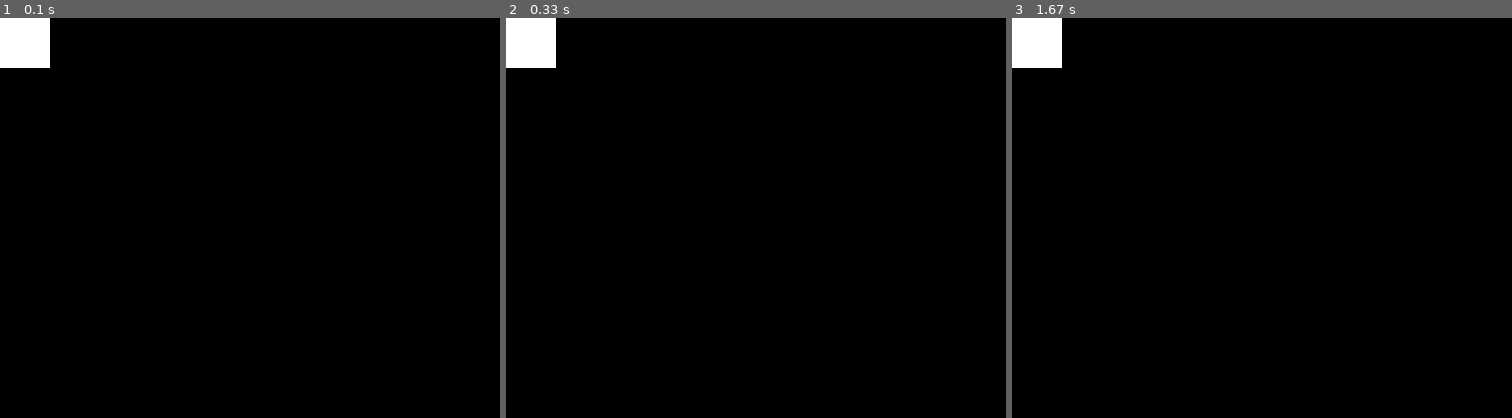
Above: before the commit, frames 1-3 (left to right).
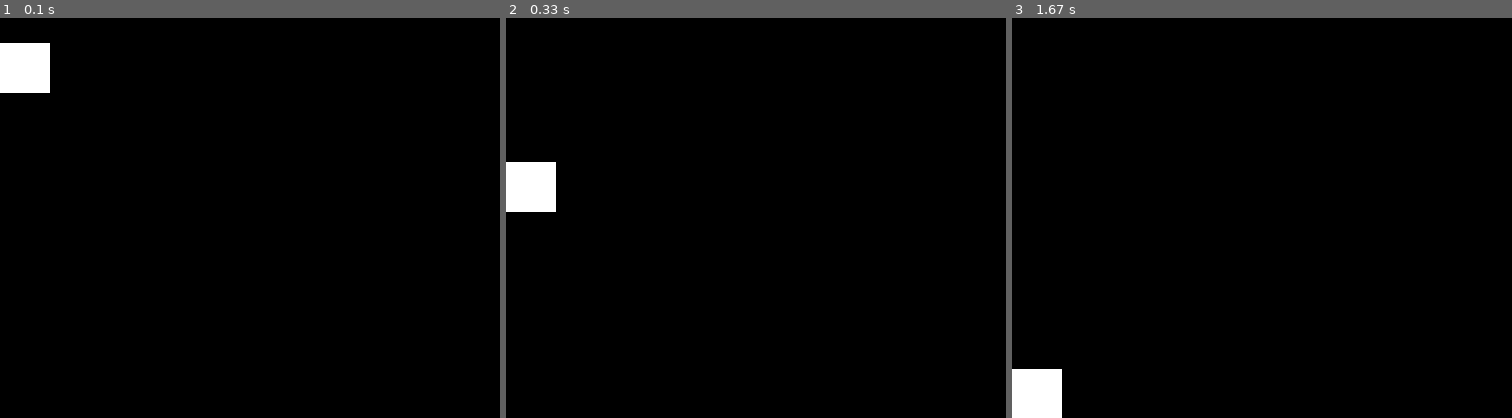
Above: after the commit, the same moments.

Repository: KamilloDev/Flappy-Pygame
Game: pygame game, started from main.py
Same seed, same stepped clock (60 frames per second), same inputs: the game is played once before the commit and once after it.
Inputs:
- Up to frame 1 (0.1 s): no input
- Up to frame 2 (0.33 s): no input
- Up to frame 3 (1.67 s): no input

The runs differ from the first frame. In frame 1, 1.2% of the frame differs, in the area x 0-10%, y 0-19%; in frame 2, 2.5%, in the area x 0-10%, y 0-49%; in frame 3, 2.5%.

Commit message:
Got the gravity working

Diff:
--- a/flappy.py
+++ b/flappy.py
@@ -6,3 +6,23 @@
         self.image = pygame.Surface([width, height])
         self.image.fill(color)
         self.rect = self.image.get_rect()
+        self.velocity = 0
+        self.gravity = 0.5
+        self.jump_strength = -10
+        self.rect.x = 0
+        self.rect.y = 0
+
+    def update(self):
+        self.velocity += self.gravity
+        self.rect.y += self.velocity
+
+        # Keep the sprite within the screen bounds
+        if self.rect.y > 500 - self.rect.height:
+            self.rect.y = 400 - self.rect.height
+            self.velocity = 0
+        elif self.rect.y < 0:
+            self.rect.y = 0
+            self.velocity = 0
+
+    def move(self, velocity):
+        velocity += self.rect.y
--- a/main.py
+++ b/main.py
@@ -7,7 +7,7 @@
         self.screen = pygame.display.set_mode((500, 400))
         self.clock = pygame.time.Clock()
 
-        self.flappy = pygame.sprite.Group(Flappy('white', 50, 50))
+        self.flappy = pygame.sprite.GroupSingle(Flappy('white', 50, 50))
     def run(self):
         while True:
             for event in pygame.event.get():
@@ -15,7 +15,10 @@
                     pygame.quit()
                     sys.exit()
 
+            self.screen.fill((0, 0, 0))
+
             self.flappy.draw(self.screen)
+            self.flappy.update()
             pygame.display.update()
 
 Game().run()
